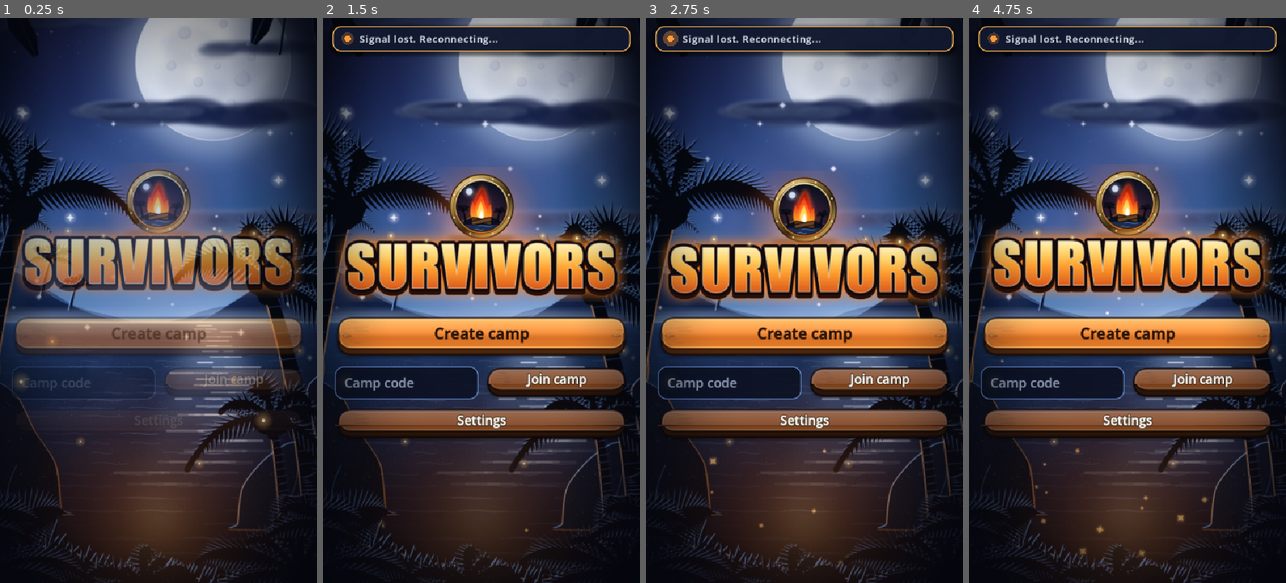
Above: before the commit, frames 1-4 (left to right).
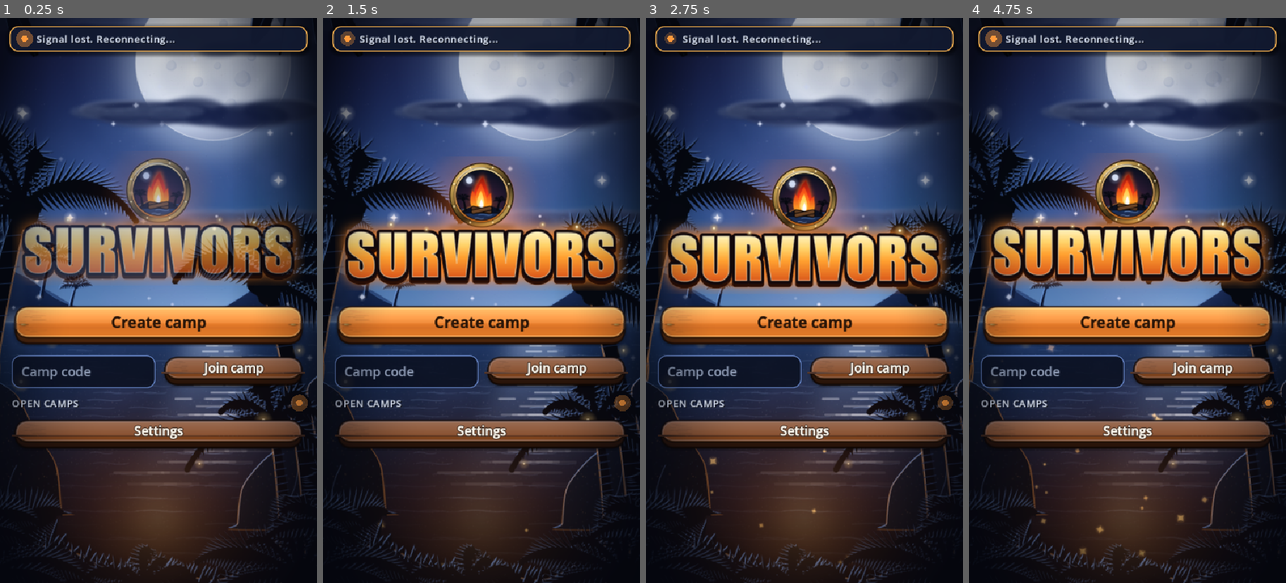
Above: after the commit, the same moments.

Repository: Corical/office-survivor
Game: Godot game, scene res://main.tscn
The game is run twice, just before and just after one commit, with the same random seed, the same clock (stepped at 60 frames per second) and the same inputs.
Inputs (mouse positions are in pixels of both pictures, inside the frame that each line leads up to):
- Up to frame 1 (0.25 s): no input
- Up to frame 2 (1.5 s): click "Create camp" at 0.5 s; click "Create camp" at 1.25 s
- Up to frame 3 (2.75 s): click "Create camp" at 2 s
- Up to frame 4 (4.75 s): move the mouse to (1197, 272) at 2.77 s; click (1197, 272) at 2.92 s; drag from (1064, 328) to (1111, 413) at 3.52 s; move the mouse to (1159, 176) at 4.27 s; click (1159, 176) at 4.42 s

The runs differ from the first frame. In frame 1, 32% of the frame differs, in the area x 2-98%, y 1-77%; in frame 2, 31%; in frame 3, 31%; in frame 4, 31%.

Commit message:
✨ feat: title screen open-camps list (diffed rows, lanterns, age, tap to join) and the new-camp sheet (name, public/private); words in both themes
Co-Authored-By: Claude <noreply@anthropic.com>

Diff:
--- a/godot/core/ui_keys.gd
+++ b/godot/core/ui_keys.gd
@@ -12,15 +12,19 @@
 	"ui.roster", "ui.you_mark", "ui.winner_mark", "ui.seat_mark", "ui.goal_met", "ui.goal_missed", "ui.reveal_title",
 	"ui.radio_heard", "ui.nothing_to_show", "ui.close", "ui.hide_settings", "ui.skip",
 	"ui.reduced_motion", "ui.on", "ui.off", "ui.rank",
+	"ui.open_camps", "ui.no_open_camps", "ui.camp_just_now", "ui.camp_min_ago", "ui.camp_hours_ago", "ui.camp_days_ago",
+	"ui.camp_seats", "ui.create_sheet_title", "ui.camp_name_hint", "ui.public", "ui.private", "ui.public_help",
+	"ui.private_help", "ui.create_go", "ui.cancel",
 	"ui.net.connecting", "ui.net.online", "ui.net.reconnecting", "ui.net.unreachable", "ui.net.offline", "ui.net.stopped",
 	"notice.seat_gone", "notice.taken_over", "notice.too_big", "notice.flapping", "notice.upgrade_required",
 	"notice.invalid", "notice.unknown", "notice.generic", "notice.no_server_url", "notice.locked", "notice.in_flight",
+	"notice.camp_unavailable",
 ]
 
 ## Notice codes the client itself raises that have a word of their own; everything else uses `notice.generic` with the
 ## server's own text as a fallback.
 const NOTICE_CODES := ["seat_gone", "taken_over", "too_big", "flapping", "upgrade_required", "no_server_url", "locked",
-	"in_flight"]
+	"in_flight", "camp_unavailable"]
 
 
 ## The translation key for a notice (kind, code): a specific one when we have it.
--- /dev/null
+++ b/godot/screens/open_camps.gd
@@ -0,0 +1,167 @@
+class_name OpenCamps
+extends VBoxContainer
+## The "Open camps" section of the title screen: one card per camp that is waiting for players (its name or code, how many
+## seats are taken as lit and unlit lanterns, how long ago it opened); tap a card to join that camp. It reads the Feed's
+## "rooms" model only. The section shows nothing at all until the server has shown it can list camps (and a quiet header
+## while it is finding out), says "no open camps" when there are none, and dims the last list when the connection drops.
+##
+## The rows are DIFFED, never rebuilt: a refresh every three seconds changes a row's words in place and adds or removes only
+## the rows that came or went, so nothing under a finger moves when nothing changed.
+##
+## Who asks the server for the list is the title screen (Intents.rooms_watch); this only shows what arrives.
+
+const CARD_MIN_H := 76.0
+const LANTERN_ROOM := 150.0
+
+var _header: HBoxContainer
+var _dot: PulseDot
+var _list: VBoxContainer
+var _empty: Label
+var _rows := {}                       # code -> {button, title, sub, lanterns, total}
+var _shown_once := false
+
+
+func _ready() -> void:
+	set_meta("id", "open_camps")
+	add_theme_constant_override("separation", 8)
+	size_flags_horizontal = Control.SIZE_EXPAND_FILL
+	mouse_filter = Control.MOUSE_FILTER_PASS
+	_header = Ui.hbox(8)
+	_header.add_child(Ui.label(Words.render("ui.open_camps"), "open_camps_title", "MutedLabel"))
+	_dot = PulseDot.new()
+	_dot.set_meta("id", "open_camps_dot")
+	_header.add_child(_dot)
+	add_child(_header)
+	_empty = Ui.label(Words.render("ui.no_open_camps"), "no_open_camps", "MutedLabel")
+	_empty.horizontal_alignment = HORIZONTAL_ALIGNMENT_CENTER
+	add_child(_empty)
+	_list = Ui.vbox(8)
+	_list.set_meta("id", "camp_list")
+	add_child(_list)
+	Feed.model_changed.connect(_on_model)
+	_apply(Feed.rooms_model())
+
+
+func _on_model(kind: String, m: Dictionary) -> void:
+	if kind == "rooms":
+		_apply(m)
+
+
+## Show the model: hide or show the section, then bring the rows to match it.
+func _apply(m: Dictionary) -> void:
+	_dot.modulate.a = 1.0
+	var known: bool = m.supported
+	visible = known or m.loading
+	_dot.visible = m.loading and not known            # the quiet "finding out" marker; gone once the server has answered
+	_empty.visible = known and m.rooms.is_empty()
+	_list.visible = known
+	_list.modulate.a = 0.5 if m.stale else 1.0         # the last list we had: still readable, plainly not live
+	if not known:
+		return
+	_sync_rows(m.rooms)
+	if _shown_once:
+		_blip()
+	_shown_once = true
+
+
+## Add the rows that came, remove the ones that went, update the rest in place, and put them in the server's order.
+func _sync_rows(rooms: Array) -> void:
+	var want := {}
+	for r in rooms:
+		want[r.code] = r
+	for code in _rows.keys():
+		if not want.has(code):
+			var row: Dictionary = _rows[code]
+			_list.remove_child(row.button)
+			(row.button as Node).queue_free()
+			_rows.erase(code)
+	var index := 0
+	for r in rooms:
+		if not _rows.has(r.code):
+			_rows[r.code] = _make_row(r)
+		_update_row(_rows[r.code], r)
+		_list.move_child(_rows[r.code].button, index)
+		index += 1
+
+
+func _make_row(r: Dictionary) -> Dictionary:
+	var b := Button.new()
+	b.set_meta("id", "camp_" + r.code)
+	b.theme_type_variation = "CampCard"
+	b.custom_minimum_size = Vector2(0, CARD_MIN_H)
+	b.size_flags_horizontal = Control.SIZE_EXPAND_FILL
+	var code: String = r.code
+	b.pressed.connect(func(): _tap(code))
+	Ui.juice(b)
+	_list.add_child(b)
+	# the content sits inside the card's own content margins (read from the style, not written here)
+	var sb := b.get_theme_stylebox("normal")
+	var pad := MarginContainer.new()
+	pad.set_anchors_and_offsets_preset(Control.PRESET_FULL_RECT)
+	pad.mouse_filter = Control.MOUSE_FILTER_IGNORE
+	pad.add_theme_constant_override("margin_left", int(sb.get_margin(SIDE_LEFT)))
+	pad.add_theme_constant_override("margin_right", int(sb.get_margin(SIDE_RIGHT)))
+	pad.add_theme_constant_override("margin_top", int(sb.get_margin(SIDE_TOP)))
+	pad.add_theme_constant_override("margin_bottom", int(sb.get_margin(SIDE_BOTTOM)))
+	b.add_child(pad)
+	var row := Ui.hbox(10)
+	row.mouse_filter = Control.MOUSE_FILTER_IGNORE
+	pad.add_child(row)
+	var words := Ui.vbox(0)
+	words.size_flags_vertical = Control.SIZE_SHRINK_CENTER
+	words.mouse_filter = Control.MOUSE_FILTER_IGNORE
+	var title := Ui.name_label("", "", "NameLabel")
+	var sub := Ui.name_label("", "", "MutedLabel")
+	words.add_child(title)
+	words.add_child(sub)
+	row.add_child(words)
+	return {"button": b, "title": title, "sub": sub, "row": row, "lanterns": null, "total": -1, "taken": -1, "count": null}
+
+
+func _update_row(row: Dictionary, r: Dictionary) -> void:
+	var title: String = r.name if r.name != "" else Words.render("ui.room_code", {"code": r.code})
+	(row.title as Label).text = title
+	var seats := Words.render("ui.camp_seats", {"taken": r.seats_taken, "total": r.seats_total})
+	(row.sub as Label).text = "%s - %s" % [seats, age_text(int(r.age_s))]
+	if int(row.total) != int(r.seats_total):                    # a different size of camp: its lanterns are made again
+		if row.lanterns != null:
+			(row.lanterns as Node).queue_free()
+			row.lanterns = null
+		var l := Ui.lanterns(int(r.seats_total), int(r.seats_taken), "camp_lanterns_" + r.code)
+		if l != null:
+			l.size_flags_horizontal = Control.SIZE_SHRINK_END
+			l.custom_minimum_size = Vector2(minf(LANTERN_ROOM, 34.0 * float(r.seats_total)), 0)
+			(row.row as Node).add_child(l)
+			row.lanterns = l
+		row.total = int(r.seats_total)
+	elif row.lanterns != null and int(row.taken) != int(r.seats_taken):
+		Ui.set_lit(row.lanterns, int(r.seats_taken))
+	row.taken = int(r.seats_taken)
+
+
+## "just now", "3 min ago", "2 h ago", "1 d ago": plain words from the theme.
+static func age_text(age_s: int) -> String:
+	if age_s < 60:
+		return Words.render("ui.camp_just_now")
+	if age_s < 3600:
+		return Words.render("ui.camp_min_ago", {"n": age_s / 60})
+	if age_s < 86400:
+		return Words.render("ui.camp_hours_ago", {"n": age_s / 3600})
+	return Words.render("ui.camp_days_ago", {"n": age_s / 86400})
+
+
+## The card was tapped: join that camp through the ordinary join path. A refusal (it filled or closed first) comes back as a
+## neutral notice and a fresh list.
+func _tap(code: String) -> void:
+	Intents.join_room(code, true)
+
+
+## A quiet sign that a fresh list arrived: the marker flashes once and settles. Nothing moves.
+func _blip() -> void:
+	if Themes.reduced_motion or not is_inside_tree():
+		return
+	_dot.visible = true
+	_dot.modulate.a = 1.0
+	var tw := create_tween()
+	tw.tween_property(_dot, "modulate:a", 0.0, 0.7)
+	tw.tween_callback(func(): _dot.visible = false)
--- a/godot/screens/title_screen.gd
+++ b/godot/screens/title_screen.gd
@@ -10,12 +10,22 @@
 var _intro_played := false
 var _hero_node: Control                       # the logo and its glow, built once
 var _hero_tweens: Array = []
+var _sheet_open := false                      # the "new camp" form
+var _vis := "public"
+var _camp_name := ""
+var _vis_buttons := {}
+var _vis_help: Label
 
 
 func _ready() -> void:
 	Feed.status_changed.connect(func(_s): _build())
 	Feed.notice_raised.connect(_on_notice)
 	_build()
+	Intents.rooms_watch(true)                 # the open-camps list runs for as long as this screen does (menu rebuilds do not touch it)
+
+
+func _exit_tree() -> void:
+	Intents.rooms_watch(false)
 
 
 func _on_notice(n: Dictionary) -> void:
@@ -51,8 +61,7 @@
 		var resume := Ui.button(Words.render("ui.resume"), "resume", func(): _show(Intents.resume()), false, "PrimaryButton")
 		menu.add_child(resume)
 		entries.append(resume)
-	var create := Ui.button(Words.render("ui.create_room"), "create", func(): _reason(Intents.create_room()), false,
-		"PrimaryButton")
+	var create := Ui.button(Words.render("ui.create_room"), "create", func(): _on_create(), false, "PrimaryButton")
 	menu.add_child(create)
 	entries.append(create)
 	var row := Ui.hbox(10)
@@ -70,6 +79,7 @@
 	row.add_child(join)
 	menu.add_child(row)
 	entries.append(row)
+	menu.add_child(OpenCamps.new())            # shows itself only when the server can list camps
 	var settings := Ui.button(Words.render("ui.hide_settings") if _show_settings else Words.render("ui.settings"),
 		"settings_toggle", func():
 			_show_settings = not _show_settings
@@ -78,9 +88,83 @@
 	entries.append(settings)
 	if _show_settings:
 		_settings(menu, st)
+	if _sheet_open:
+		add_child(_make_sheet())
 	if not _intro_played:
 		_intro_played = true
 		Ui.intro_all(entries)
+
+
+## Create: with a server that can list camps there is something to choose (public or private, a name), so a small sheet
+## opens first; with any other server there is nothing to ask and the camp is created straight away, as it always was.
+func _on_create() -> void:
+	if Feed.rooms_model().supported:
+		_sheet_open = true
+		_build()
+		return
+	_reason(Intents.create_room())
+
+
+## The new-camp form: a veil over the screen and a card with an optional name and a Public / Private choice.
+func _make_sheet() -> Control:
+	var veil := Ui.card("Veil")
+	veil.set_meta("id", "sheet")
+	veil.mouse_filter = Control.MOUSE_FILTER_STOP
+	veil.set_anchors_and_offsets_preset(Control.PRESET_FULL_RECT)
+	var centre := CenterContainer.new()
+	veil.add_child(centre)
+	var card := Ui.card()
+	card.custom_minimum_size = Vector2(minf(500.0, maxf(280.0, size.x - 32.0)), 0)
+	centre.add_child(card)
+	var col := Ui.vbox(12)
+	card.add_child(col)
+	col.add_child(Ui.label(Words.render("ui.create_sheet_title"), "sheet_title", "HeaderLabel"))
+	var field := LineEdit.new()
+	field.set_meta("id", "camp_name")
+	field.placeholder_text = Words.render("ui.camp_name_hint")
+	field.text = _camp_name
+	field.max_length = 24
+	field.custom_minimum_size = Vector2(0, 56)
+	field.text_changed.connect(func(t): _camp_name = t)
+	col.add_child(field)
+	var choice := Ui.hbox(10)
+	_vis_buttons = {}
+	for v in ["public", "private"]:
+		var b := Ui.button(Words.render("ui." + v), "vis_" + v, func(): _pick_visibility(v))
+		b.size_flags_horizontal = Control.SIZE_EXPAND_FILL
+		_vis_buttons[v] = b
+		choice.add_child(b)
+	col.add_child(choice)
+	_vis_help = Ui.label("", "vis_help", "MutedLabel")
+	col.add_child(_vis_help)
+	_show_visibility()
+	col.add_child(Ui.button(Words.render("ui.create_go"), "sheet_create", func(): _confirm_create(), false, "PrimaryButton"))
+	col.add_child(Ui.button(Words.render("ui.cancel"), "sheet_cancel", func():
+		_sheet_open = false
+		_build()))
+	return veil
+
+
+func _pick_visibility(v: String) -> void:
+	_vis = v
+	_show_visibility()
+
+
+## The chosen side wears the pick style and its one-line explanation is shown (no rebuild: the name field keeps its focus).
+func _show_visibility() -> void:
+	for v in _vis_buttons:
+		(_vis_buttons[v] as Button).theme_type_variation = "ChosenButton" if v == _vis else ""
+	if _vis_help != null:
+		_vis_help.text = Words.render("ui." + _vis + "_help")
+
+
+func _confirm_create() -> void:
+	_sheet_open = false
+	var why := Intents.create_room(_vis, _camp_name)
+	if why != "":
+		_reason(why)
+	else:
+		_build()
 
 
 func _settings(menu: VBoxContainer, st: Dictionary) -> void:
--- a/godot/themes/flash/theme.gd
+++ b/godot/themes/flash/theme.gd
@@ -345,6 +345,10 @@
 	for s in ["normal", "hover", "pressed", "hover_pressed", "disabled"]:
 		th.set_stylebox(s, "PlayerCardChosen", picked)
 
+	# CampCard: one open camp in the title screen's list: the same flat card as a person card (its content is laid on top
+	# by screens/open_camps.gd using this style's own margins)
+	th.set_type_variation("CampCard", "PlayerCard")
+
 	# SkipPill: small and unobtrusive
 	th.set_type_variation("SkipPill", "Button")
 	th.set_font("font", "SkipPill", bold)
@@ -439,6 +443,9 @@
 	# Scrim: a dark plate behind loose text that sits over the scene (a screen title, a clock)
 	th.set_type_variation("Scrim", "PanelContainer")
 	th.set_stylebox("panel", "Scrim", _pad(_flat(Color(0.03, 0.05, 0.1, 0.8), 14, Color(0.66, 0.5, 0.23, 0.6), 1, 0, 0), 14, 7))
+	# Veil: the dimmed backdrop behind a sheet (the "new camp" form) so the screen below reads as put aside
+	th.set_type_variation("Veil", "PanelContainer")
+	th.set_stylebox("panel", "Veil", _flat(Color(0.02, 0.03, 0.07, 0.8), 0, Color(0, 0, 0, 0), 0, 0, 0))
 	# Plate: a small name plate: flat with a brass rim (the ornate frame is too thick for a plate two lines high)
 	th.set_type_variation("Plate", "PanelContainer")
 	th.set_stylebox("panel", "Plate", _pad(_flat(Color(0.04, 0.06, 0.12, 0.88), 12, Color("a8803a"), 2, 3, 2), 14, 7))
Not shown, added: godot/screens/open_camps.gd.uid
Not shown, changed: godot/themes/flash/words.po
Not shown, changed: godot/themes/placeholder/words.po
Not shown, changed: godot/tools/gen_flash_words.py
Not shown, changed: godot/tools/gen_placeholder_words.py
